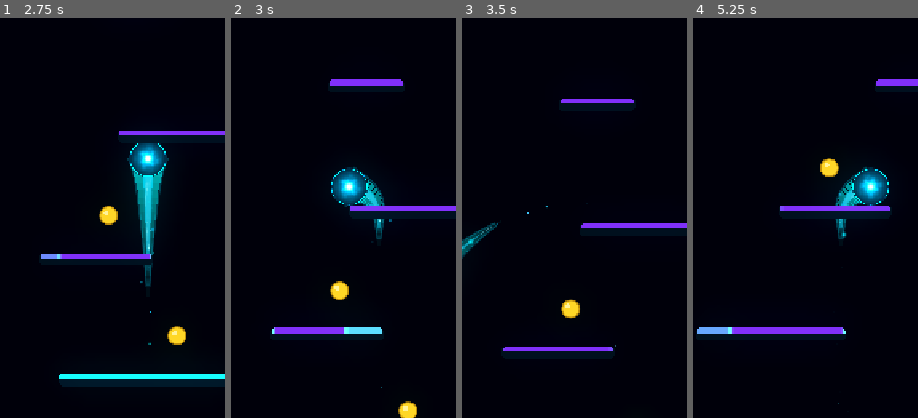
Above: before the commit, frames 1-4 (left to right).
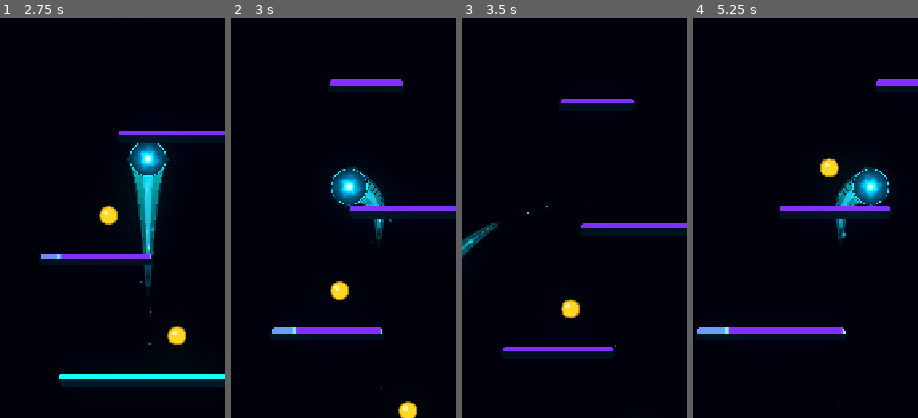
Above: after the commit, the same moments.

Repository: Kryodo/TowerJump
Game: Godot game, scene res://scenes/main.tscn
Two runs of this game, one before a commit and one after it. Both use one fixed random seed, a clock stepped at 60 frames per second and the inputs below.
Inputs (mouse positions are % of the whole screen's width and height, from its top left):
- Up to frame 1 (2.75 s): move the mouse to (72, 45) at 0.52 s; hold Right (ui_right) 0.53-1.25 s; click (72, 45) at 0.67 s; drag from (30, 55) to (47, 31) at 1.27 s; click "Nochmal spielen" at 2 s
- Up to frame 2 (3 s): move the mouse to (60, 28) at 2.77 s; hold Left (ui_left) from 2.78 s (still down)
- Up to frame 3 (3.5 s): keep holding Left (ui_left)
- Up to frame 4 (5.25 s): release Left (ui_left) at 3.5 s; drag from (45, 70) to (20, 35) at 3.52 s; click "Nochmal spielen" at 4.25 s; move the mouse to (80, 65) at 5.02 s; hold Right (ui_right) from 5.03 s (still down)
The pictures show only the part of the screen within x 17-67%, y 25-75%; the shares and areas given below are measured in that part.

Frame 1 is identical in both runs. In frame 2, 0.5% of the frame differs, in the area x 18-68%, y 77-79%; in frame 3, less than 0.1%; in frame 4, less than 0.1%.

Commit message:
Improve landing prediction with deterministic steering model

Diff:
--- a/scripts/platform.gd
+++ b/scripts/platform.gd
@@ -42,13 +42,9 @@
 const TARGET_SWITCH_DY_MARGIN := 36.0
 const RETRACT_RATE_MULTIPLIER := 0.90
 
-# Small, directional prediction assist for aggressive horizontal steering.
-# This is deliberately capped and only activates while the ball is already
-# moving toward the candidate platform, so idle jumps keep the old precise
-# single-point behavior.
-const STEERING_ASSIST_MIN_SPEED := 120.0
-const STEERING_ASSIST_MAX_DISPLACEMENT := 140.0
-const STEERING_ASSIST_BLEND_MAX := 0.65
+# The predictor mirrors the ball's real horizontal acceleration/deceleration
+# model for the current held direction. It is deterministic rather than a
+# broad "reachable area", so idle jumps keep the old precise behavior.
 const APPROACH_TARGET_SMOOTH_RATE := 16.0
 
 # Give the timeline a small visual buffer near contact so the required rate
@@ -524,14 +520,24 @@
 	if time_to_land <= 0.0:
 		return {}
 
+	# Predict horizontal movement using the same control model as ball.gd:
+	# acceleration while a direction is held, deceleration when released.
+	# This fixes the main edge/long-steering blind spot of the old constant-
+	# velocity extrapolation without introducing a broad reachability envelope.
+	var predicted_displacement := _predict_horizontal_displacement(
+		ball,
+		time_to_land
+	)
 	var predicted_x_unwrapped: float = (
-		ball.global_position.x
-		+ ball.velocity.x * time_to_land
+		ball.global_position.x + predicted_displacement
 	)
 	var predicted_x: float = _wrap_x(predicted_x_unwrapped, screen_width)
 
 	var platform_half_width: float = float(platform.call("half_width"))
-	var landing_margin: float = 24.0
+	# For visual targeting, the ball's radius is the actual extra horizontal
+	# contact allowance. Do not add a large heuristic margin that could make
+	# nearby platforms look targetable when the player is not really landing.
+	var landing_margin: float = float(ball.radius)
 	var accepted_half_width: float = platform_half_width + landing_margin
 
 	var local_x: float = _shortest_local_x(
@@ -540,77 +546,8 @@
 		screen_width
 	)
 
-	var guidance_x_unwrapped := predicted_x_unwrapped
-
-	# Primary gate: preserve the precise old behavior whenever the current
-	# ballistic prediction already lands on the platform.
 	if absf(local_x) > accepted_half_width:
-		# Secondary assist: only when the ball is already moving toward this
-		# platform with meaningful horizontal velocity. This compensates for
-		# acceleration during long left->right steering without creating the
-		# general "reachable platform" behavior that caused false activations.
-		var current_to_platform := _shortest_local_x(
-			ball.global_position.x,
-			platform.global_position.x,
-			screen_width
-		)
-		var target_direction := signf(current_to_platform)
-
-		if (
-			target_direction == 0.0
-			or absf(ball.velocity.x) < STEERING_ASSIST_MIN_SPEED
-			or signf(ball.velocity.x) != target_direction
-		):
-			return {}
-
-		var assisted_displacement := _steering_assisted_displacement(
-			float(ball.velocity.x),
-			time_to_land,
-			target_direction,
-			float(ball.max_horizontal_speed),
-			float(ball.horizontal_acceleration)
-		)
-		var assisted_x_unwrapped := ball.global_position.x + assisted_displacement
-
-		# Cap how far the assist may move the proven ballistic prediction.
-		guidance_x_unwrapped = move_toward(
-			predicted_x_unwrapped,
-			assisted_x_unwrapped,
-			STEERING_ASSIST_MAX_DISPLACEMENT
-		)
-
-		var steering_factor := clampf(
-			absf(ball.velocity.x) / maxf(
-			float(ball.max_horizontal_speed),
-			STEERING_ASSIST_MIN_SPEED
-			),
-			0.25,
-			STEERING_ASSIST_BLEND_MAX
-		)
-		guidance_x_unwrapped = lerpf(
-			predicted_x_unwrapped,
-			guidance_x_unwrapped,
-			steering_factor
-		)
-
-		var guidance_x := _wrap_x(guidance_x_unwrapped, screen_width)
-		local_x = _shortest_local_x(
-			guidance_x,
-			platform.global_position.x,
-			screen_width
-		)
-
-		if absf(local_x) > accepted_half_width:
-			return {}
-	else:
-		guidance_x_unwrapped = predicted_x_unwrapped
-
-	var guidance_x := _wrap_x(guidance_x_unwrapped, screen_width)
-	local_x = _shortest_local_x(
-		guidance_x,
-		platform.global_position.x,
-		screen_width
-	)
+		return {}
 
 	var edge_factor := 0.0
 	if platform_half_width > 0.0:
@@ -627,39 +564,59 @@
 	return {
 		"platform": platform,
 		"time_to_land": time_to_land,
-		"predicted_x": guidance_x,
+		"predicted_x": predicted_x,
 		"local_x": local_x,
 		"edge_factor": edge_factor,
 	}
 
-func _steering_assisted_displacement(
-	initial_velocity: float,
-	duration: float,
-	direction: float,
-	max_speed: float,
-	acceleration: float
+func _predict_horizontal_displacement(
+	ball: CharacterBody2D,
+	duration: float
 ) -> float:
 	if duration <= 0.0:
 		return 0.0
 
-	if acceleration <= 0.0 or max_speed <= 0.0:
+	var initial_velocity: float = float(ball.velocity.x)
+	var steering_input: float = clampf(
+		float(ball.get("input_direction")),
+		-1.0,
+		1.0
+	)
+	var max_speed: float = float(ball.max_horizontal_speed)
+
+	if max_speed <= 0.0:
 		return initial_velocity * duration
 
-	var target_speed := direction * max_speed
+	var target_speed: float
+	var acceleration_rate: float
+
+	if absf(steering_input) > 0.01:
+		target_speed = steering_input * max_speed
+		acceleration_rate = float(ball.horizontal_acceleration)
+	else:
+		target_speed = 0.0
+		acceleration_rate = float(ball.horizontal_deceleration)
+
+	if acceleration_rate <= 0.0:
+		return target_speed * duration
+
 	var delta_v := target_speed - initial_velocity
-	var reach_time := absf(delta_v) / acceleration
-
-	if reach_time >= duration:
+	if absf(delta_v) <= 0.0001:
+		return target_speed * duration
+
+	var time_to_target := absf(delta_v) / acceleration_rate
+
+	if time_to_target >= duration:
 		return (
 			initial_velocity * duration
-			+ 0.5 * signf(delta_v) * acceleration * duration * duration
+			+ 0.5 * signf(delta_v) * acceleration_rate * duration * duration
 		)
 
-	var accelerated_displacement := (
-		initial_velocity * reach_time
-		+ 0.5 * signf(delta_v) * acceleration * reach_time * reach_time
-	)
-	return accelerated_displacement + target_speed * (duration - reach_time)
+	var first_phase := (
+		initial_velocity * time_to_target
+		+ 0.5 * signf(delta_v) * acceleration_rate * time_to_target * time_to_target
+	)
+	return first_phase + target_speed * (duration - time_to_target)
 
 func _wrap_x(x: float, screen_width: float) -> float:
 	if screen_width <= 0.0:
